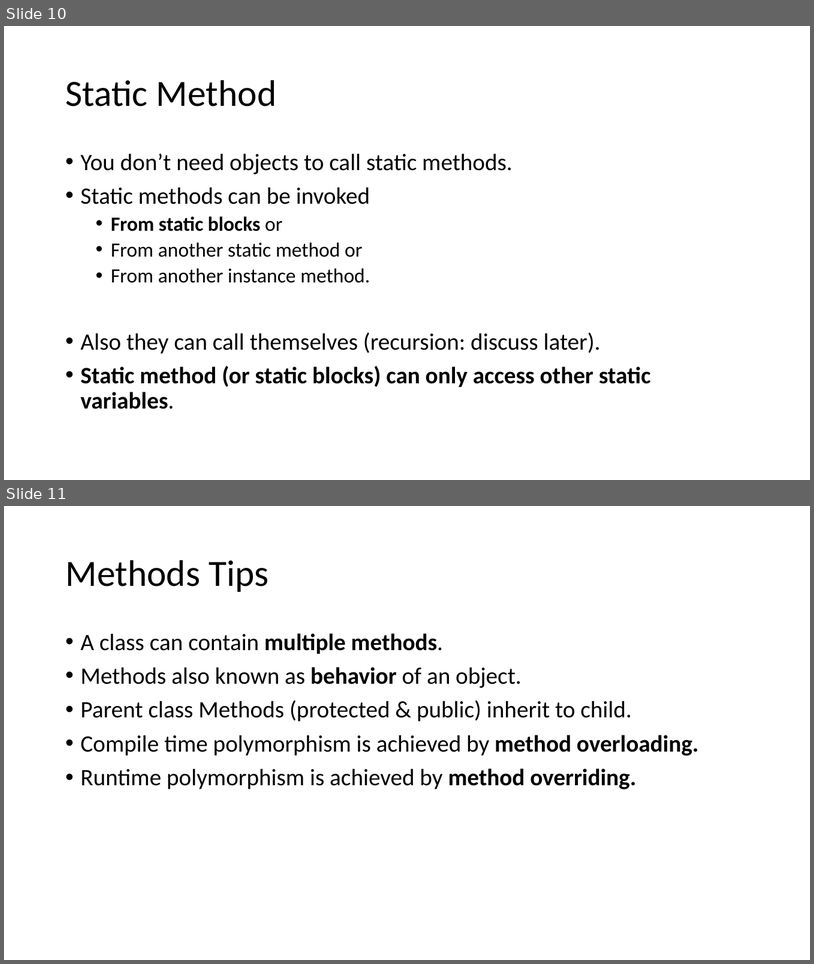
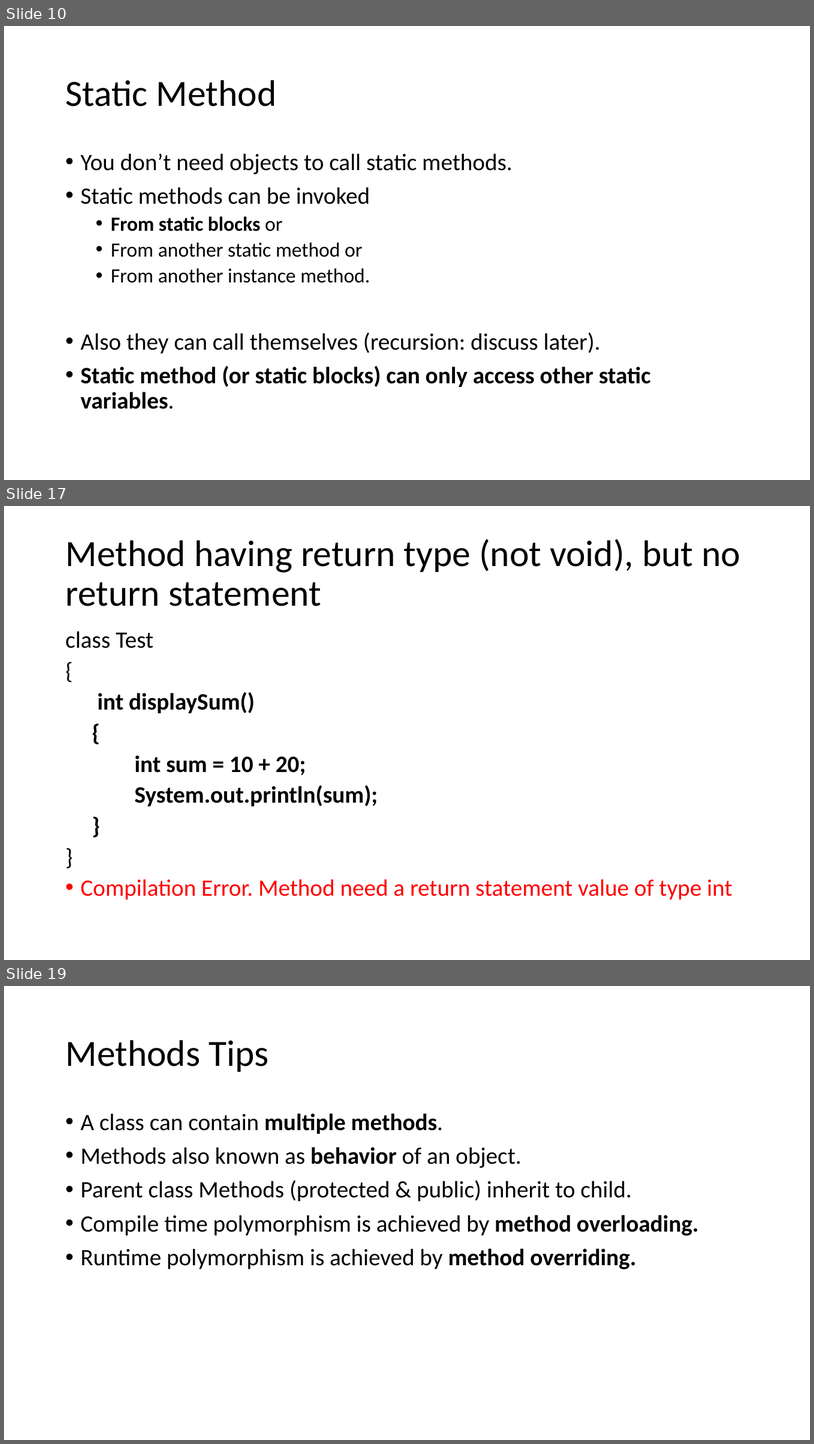
Before and after one commit to umaa-java-sept-2020/documents, a slide deck: methods.pptx. Shown one above the other, each under a label of ours: slides 10 and 11 before the commit, slides 10, 17 and 19 after it; the slides between them are not shown. The pictures are 814x964 and 814x1444 pixels, drawn with LibreOffice and Linux fonts; fonts in the diff are those of the drawing. Boxes give left, top, right and bottom in pixels: in the first picture for what was removed or moved away, otherwise in the second. Text is boxed around its words. In the diff, an @@ line names an element or a change of style, - is before the commit and + after.

```diff
--- a/methods.pptx
+++ b/methods.pptx
@@ slide 17 added at (4, 506, 810, 960), background #FFFFFF @@
@@ title added at (65, 539, 741, 606), 44 pt, text #000000 @@
+Method having return type (not void), but no return statement
@@ text added at (65, 631, 732, 900), 28 pt, text #000000 @@
+class Test
+{
+int displaySum()
+{
+int sum = 10 + 20;
+System.out.println(sum);
+}
+}
+• Compilation Error. Method need a return statement value of type int
@@ what was slide 11 is now slide 19 @@
```
Also in this commit, not shown: 3 slides changed, 7 other slides added.
